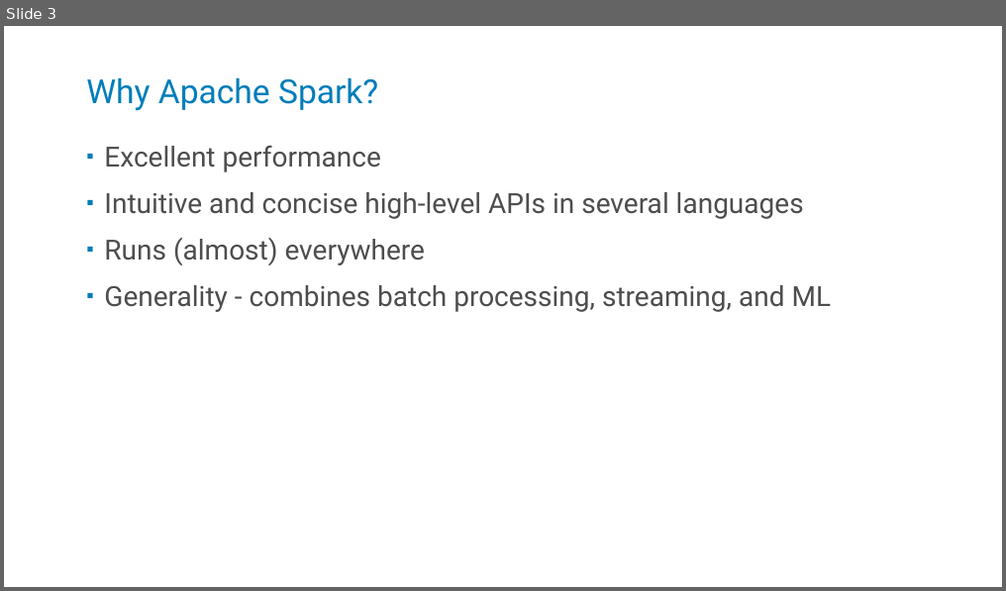
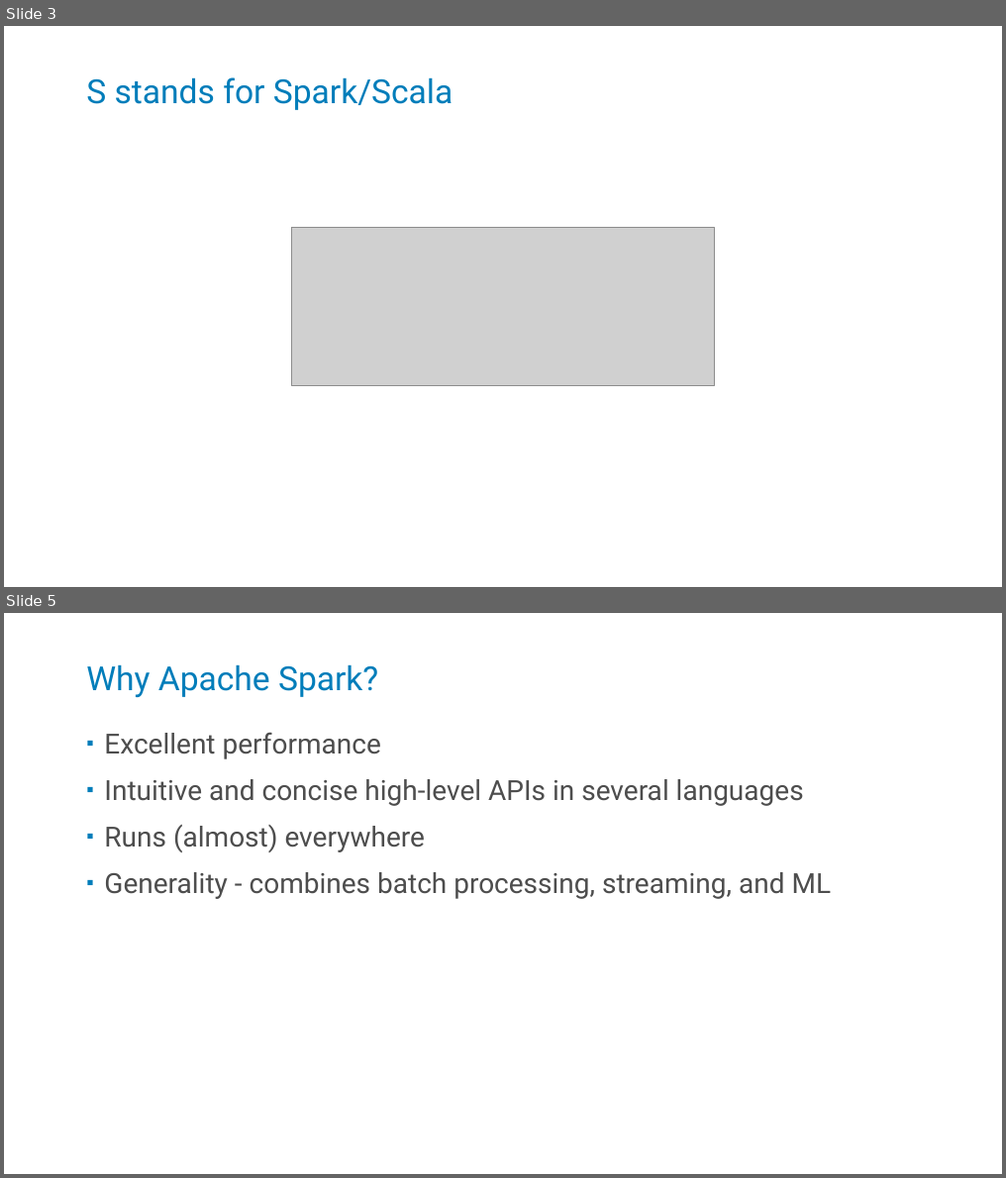
Before and after one commit to kstanaszek/SparkAndScalaInTandem, a slide deck: src/main/resources/slides.pptx. Shown one above the other, each under a label of ours: slide 3 before the commit, slides 3 and 5 after it; the slides between them are not shown. The pictures are 1006x591 and 1006x1178 pixels, drawn with LibreOffice and Linux fonts; fonts in the diff are those of the drawing; grey boxes stand for pictures. Boxes give left, top, right and bottom in pixels: in the first picture for what was removed or moved away, otherwise in the second. Text is boxed around its words. In the diff, an @@ line names an element or a change of style, - is before the commit and + after.

```diff
--- a/src/main/resources/slides.pptx
+++ b/src/main/resources/slides.pptx
@@ slide 3 added at <box>4,26,1002,587</box>, background #FFFFFF @@
@@ title added at <box>86,77,452,110</box>, 24 pt, text #007DBA @@
+S stands for Spark/Scala
@@ picture added at <box>292,228,715,386</box> @@
@@ what was slide 3 is now slide 5 @@
```
Also in this commit, not shown: 15 slides changed, 1 other slide added, 3 slides removed.
